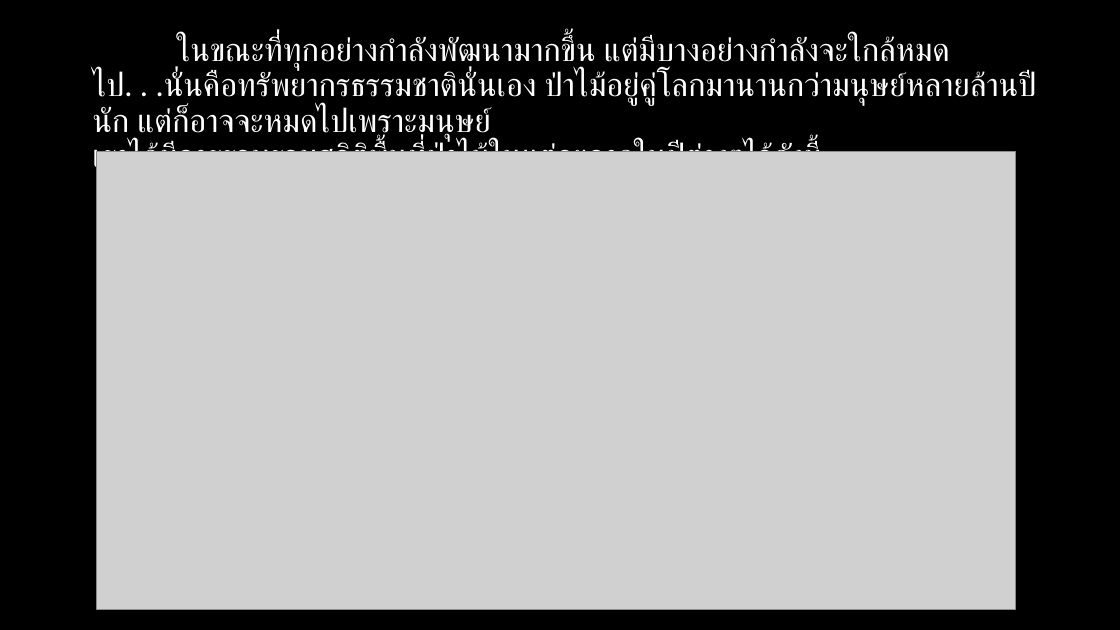
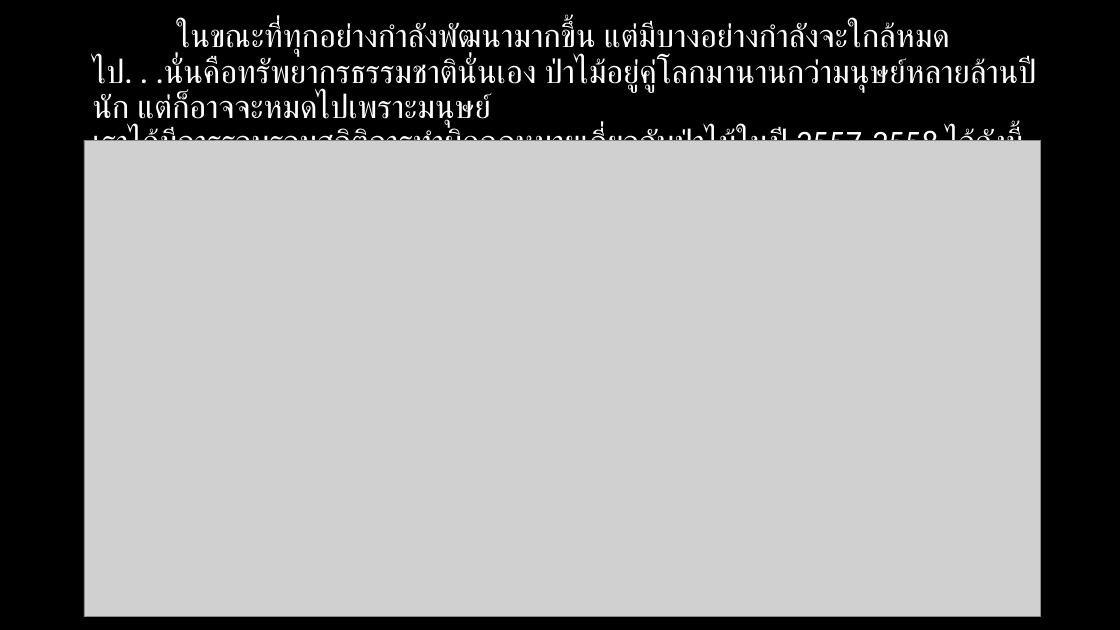
Before and after one commit to chinnatan/TheForest, a slide deck: slide 2 of The Forest.pptx. Drawn at 1120x630 pixels with LibreOffice and Linux fonts; fonts in the diff are those of the drawing; grey boxes stand for pictures. Boxes give left, top, right and bottom in pixels: in the first picture for what was removed or moved away, otherwise in the second. Text is boxed around its words. In the diff, an @@ line names an element or a change of style, - is before the commit and + after.

```diff
--- a/The Forest.pptx
+++ b/The Forest.pptx
@@ text "ในขณะที่ทุกอย่างกำลังพัฒนามากขึ้น แต่มีบางอย่างกำลังจะใกล้หม ..." moved from (x1=92, y1=35, x2=1033, y2=176) to (x1=92, y1=21, x2=1033, y2=141) @@
@@ picture resized from (x1=97, y1=151, x2=1015, y2=609) to (x1=84, y1=140, x2=1041, y2=618) @@
@@ text at (x1=92, y1=127, x2=1022, y2=141): text changed @@
-เราได้มีการรวบรวมสถิติพื้นที่ป่าไม้ในแต่ละภาคในปีต่างๆไว้ดังนี้
+เราได้มีการรวบรวมสถิติการทำผิดกฏหมายเกี่ยวกับป่าไม้ในปี 2557-2558 ไว้ดังนี้
```
Also in this commit, not shown: 2 slides added.
